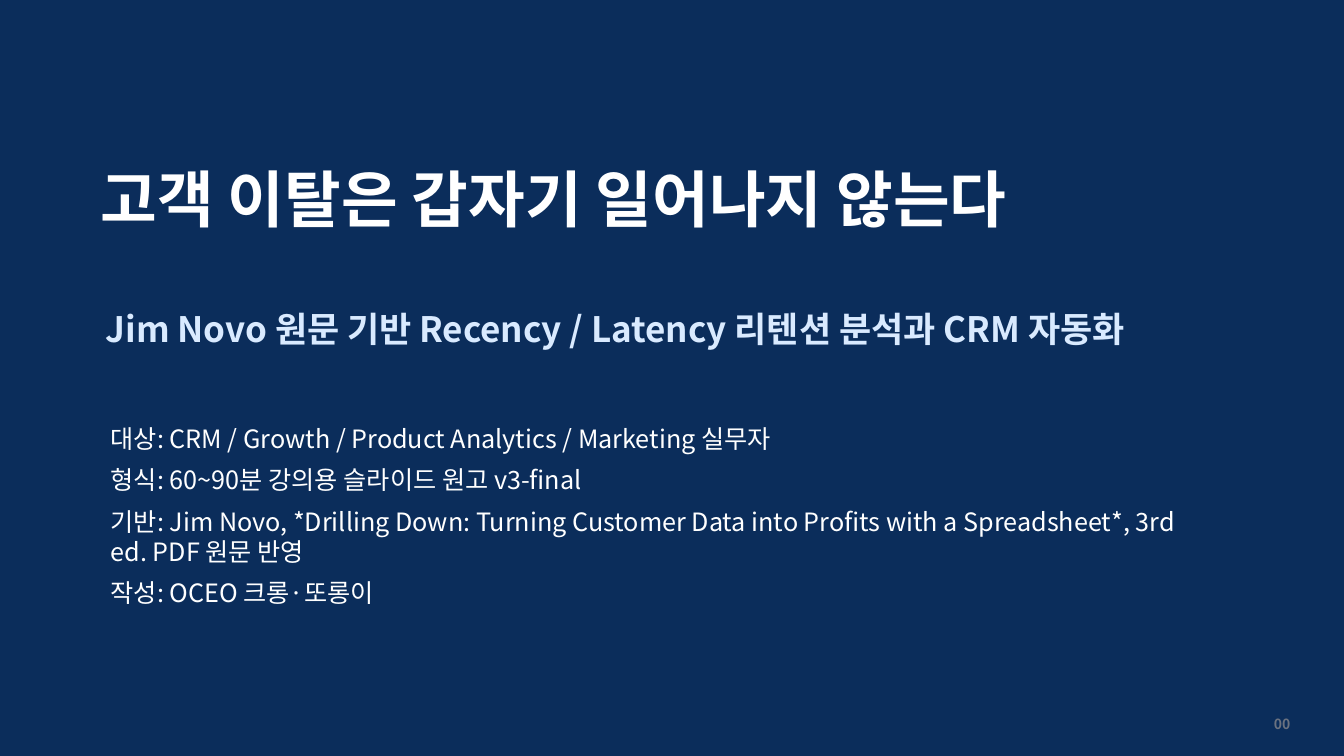
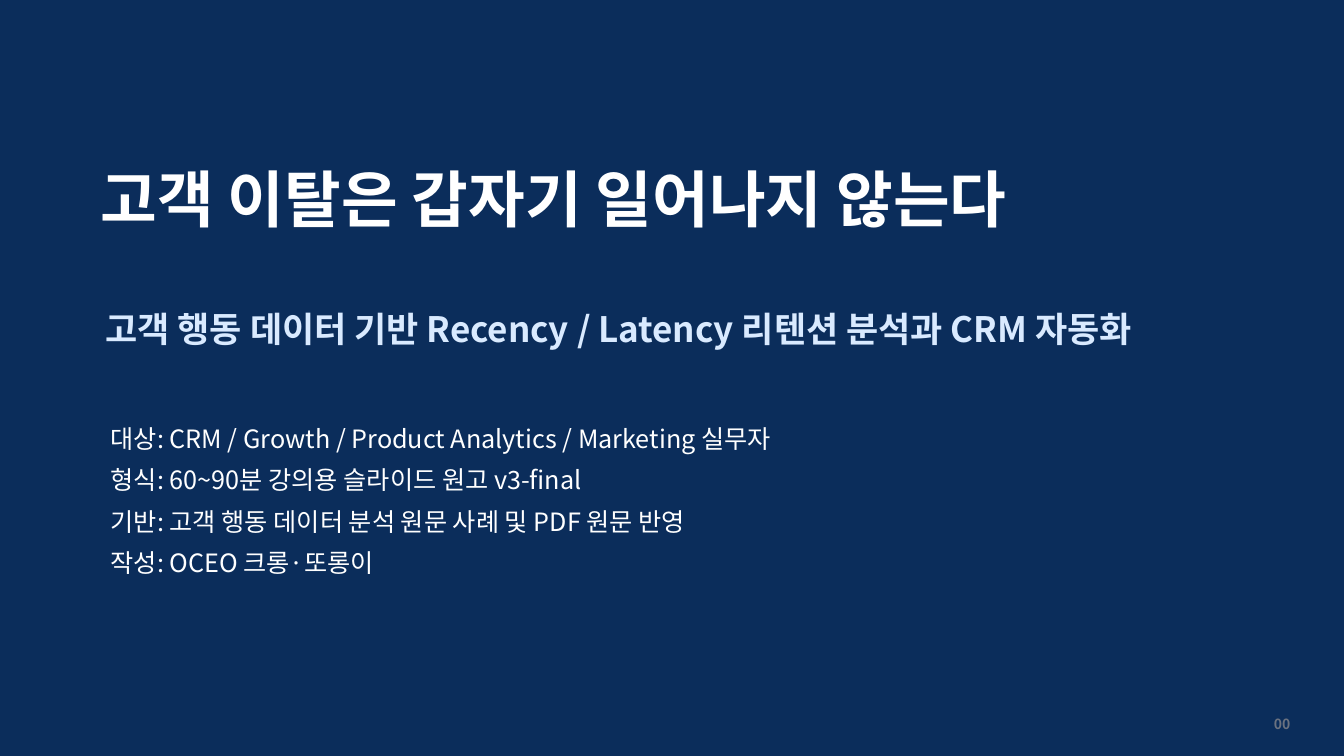
Before and after one commit to sykim-kr/Recency-latency-lecture, a slide deck: slide 1 of recency-latency-retention-crm-lecture-full-workshop-v3-final.pptx. Drawn at 1344x756 pixels with LibreOffice and Linux fonts; fonts in the diff are those of the drawing. Boxes give left, top, right and bottom in pixels: in the first picture for what was removed or moved away, otherwise in the second. Text is boxed around its words. In the diff, an @@ line names an element or a change of style, - is before the commit and + after.

```diff
--- a/recency-latency-retention-crm-lecture-full-workshop-v3-final.pptx
+++ b/recency-latency-retention-crm-lecture-full-workshop-v3-final.pptx
@@ text at <box>106,312,1131,350</box>: text changed @@
-Jim Novo 원문 기반 Recency / Latency 리텐션 분석과 CRM 자동화
+고객 행동 데이터 기반 Recency / Latency 리텐션 분석과 CRM 자동화
@@ text at <box>111,510,685,533</box>: text changed @@
-기반: Jim Novo, *Drilling Down: Turning Customer Data into Profits with a Spreadsheet*, 3rd ed. PDF 원문 반영
+기반: 고객 행동 데이터 분석 원문 사례 및 PDF 원문 반영
```
Also in this commit, not shown: 3 other slides changed, 3 other files.
